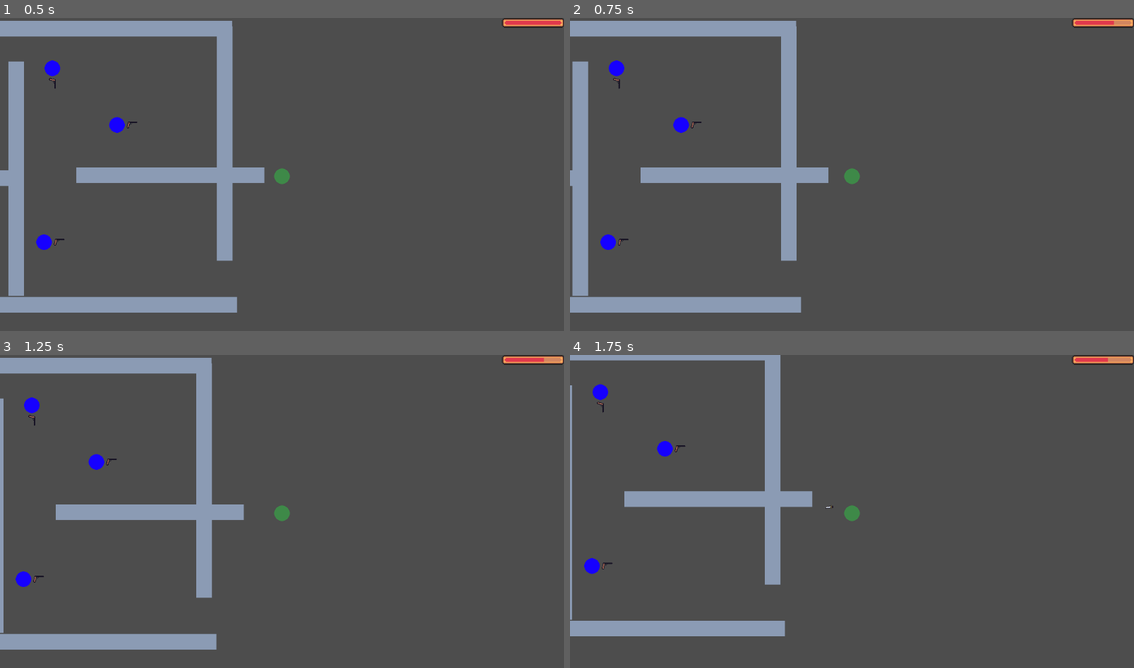
Above: before the commit, frames 1-4 (two rows, left to right).
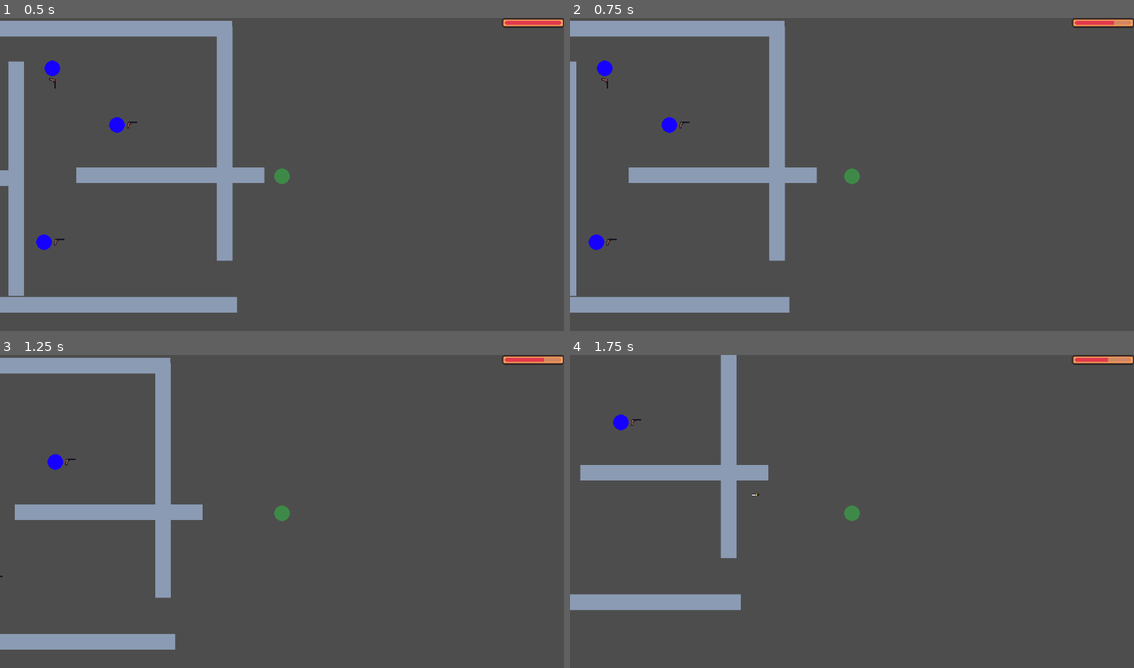
Above: after the commit, the same moments.

Repository: whocares-abt/fast-pace
Game: Godot game, scene res://Scenes/debug_map.tscn
The game is run twice, just before and just after one commit, with the same random seed, the same clock (stepped at 60 frames per second) and the same inputs.
Inputs (mouse positions are in pixels of both pictures, inside the frame that each line leads up to):
- Up to frame 1 (0.5 s): no input
- Up to frame 2 (0.75 s): tap Enter at 0.5 s; move the mouse to (976, 161) at 0.52 s; hold D (move_right) from 0.53 s (still down); hold Shift (bullet_time) from 0.53 s (still down)
- Up to frame 3 (1.25 s): keep holding D (move_right); keep holding Shift (bullet_time)
- Up to frame 4 (1.75 s): move the mouse to (739, 530) at 1.27 s; release D (move_right) at 1.28 s; release Shift (bullet_time) at 1.28 s; hold S (move_down) from 1.28 s (still down); right-click (739, 530) at 1.35 s; tap Shift (bullet_time) at 1.55 s

Frame 1 is identical in both runs. In frame 2, 5.9% of the frame differs, in the area x 0-46%, y 0-95%; in frame 3, 6.1%; in frame 4, 11%, in the area x 0-47%, y 0-90%.

Commit message:
Some values

Diff:
--- a/Resources/Combat/bullet_time.tres
+++ b/Resources/Combat/bullet_time.tres
@@ -6,5 +6,5 @@
 script = ExtResource("1_yjc4c")
 ability_name = "Bullet Time"
 mana_cost = 3.0
-cooldown = 5.0
+cooldown = 3.0
 metadata/_custom_type_script = "uid://b6ya08u30074w"
--- a/Resources/Combat/pistol.tres
+++ b/Resources/Combat/pistol.tres
@@ -8,5 +8,5 @@
 weapon_name = "pistol"
 firing_rate = 1.0
 attack_hold = 0.1
-projectile_speed = 1500.0
+projectile_speed = 1000.0
 metadata/_custom_type_script = "uid://dqsfxyh6jojdx"
--- a/Scripts/Combat/bullet_time.gd
+++ b/Scripts/Combat/bullet_time.gd
@@ -1,7 +1,7 @@
 extends Ability
 
-@export var slowdown = 0.1
-@export var bullet_time_duration = 3
+@export var slowdown = 0.3
+@export var bullet_time_duration = 2
 
 func _ready() -> void:
 	load_stats("res://Resources/Combat/bullet_time.tres")
